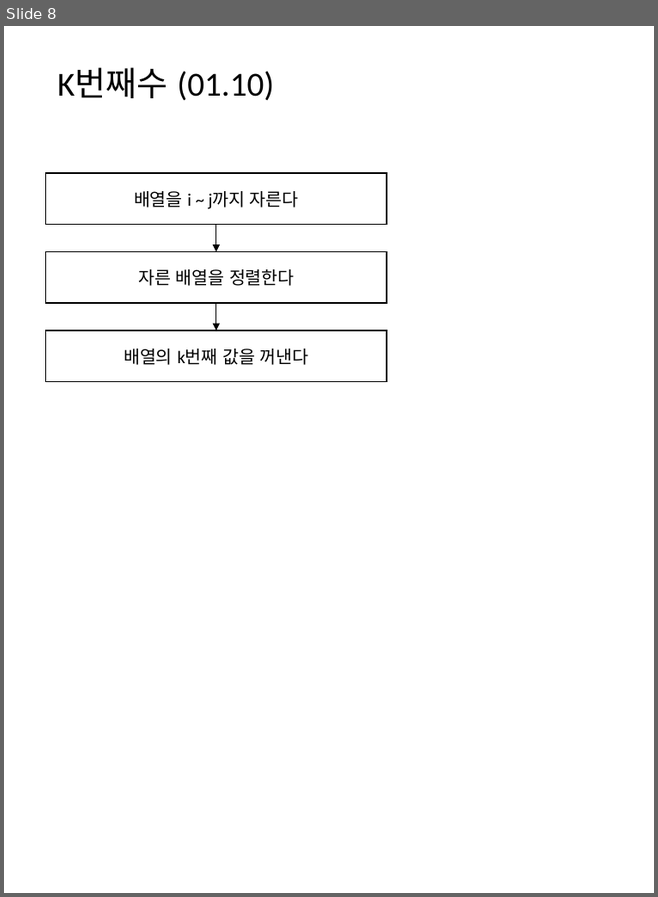
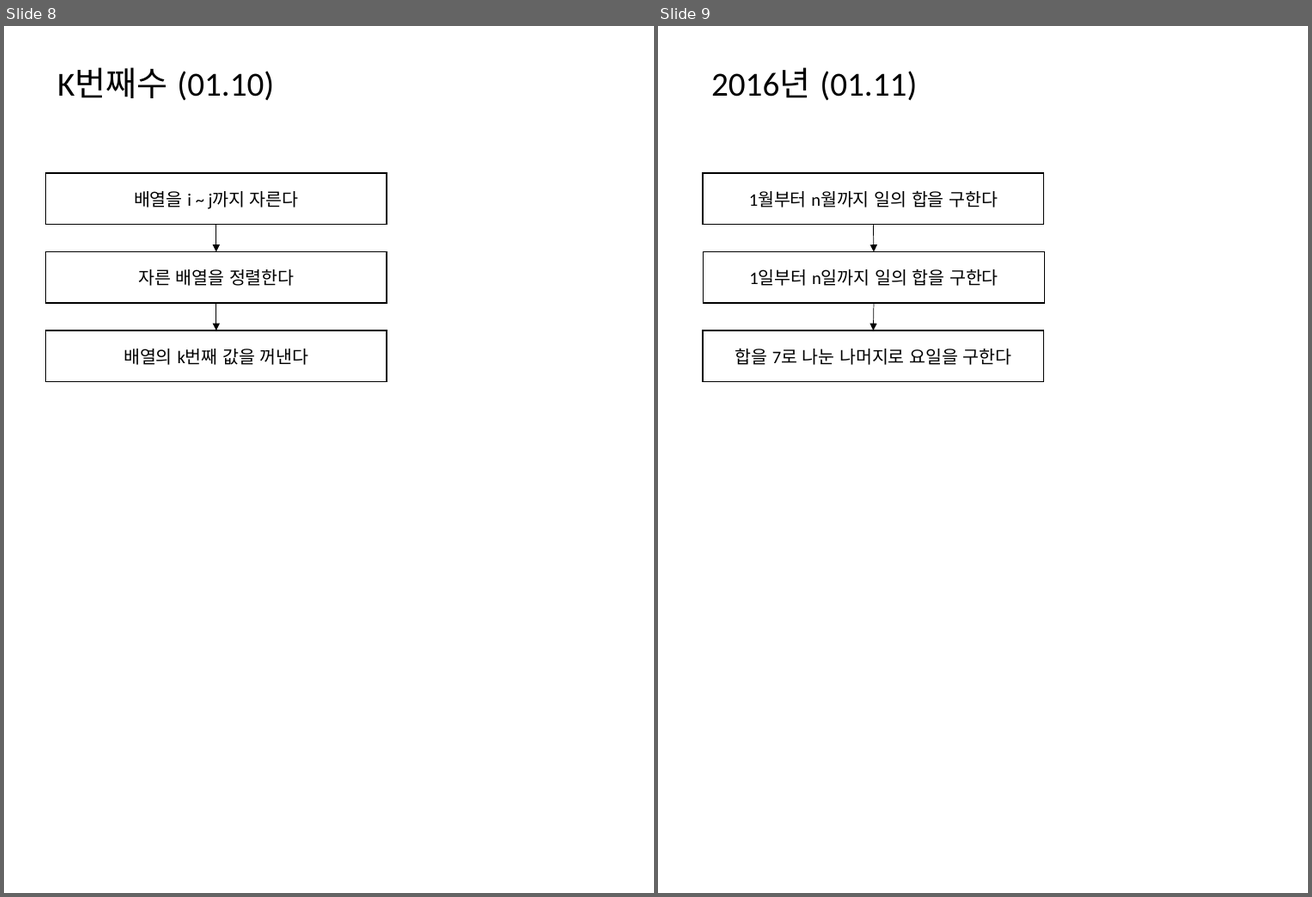
Before and after one commit to mornings9047/Algorithms_Programmers, a slide deck: 알고리즘_프로그래머스_Level01_순서도.pptx. Shown side by side, each under a label of ours: slide 8 before the commit, slides 8 and 9 after it. The pictures are 658x897 and 1312x897 pixels, drawn with LibreOffice and Linux fonts; fonts in the diff are those of the drawing. Boxes give left, top, right and bottom in pixels: in the first picture for what was removed or moved away, otherwise in the second. Text is boxed around its words. In the diff, an @@ line names an element or a change of style, - is before the commit and + after.

```diff
--- a/알고리즘_프로그래머스_Level01_순서도.pptx
+++ b/알고리즘_프로그래머스_Level01_순서도.pptx
@@ slide 9 added at box(658, 26, 1308, 893), background #FFFFFF @@
@@ title added at box(711, 68, 917, 101), 28 pt, text #000000 @@
+2016년 (01.11)
@@ rectangle added at box(703, 173, 1045, 225), outline #000000 1 pt, 14.7 pt, text #000000 @@
+1월부터 n월까지 일의 합을 구한다
@@ arrow added from (873, 225) to (874, 251), #000000 0.5 pt @@
@@ rectangle added at box(703, 251, 1045, 303), outline #000000 1 pt, 14.7 pt, text #000000 @@
+1일부터 n일까지 일의 합을 구한다
@@ arrow added from (874, 304) to (873, 330), #000000 0.5 pt @@
@@ rectangle added at box(703, 330, 1045, 381), outline #000000 1 pt, 14.7 pt, text #000000 @@
+합을 7로 나눈 나머지로 요일을 구한다
```
Also in this commit, not shown: 3 other files.
